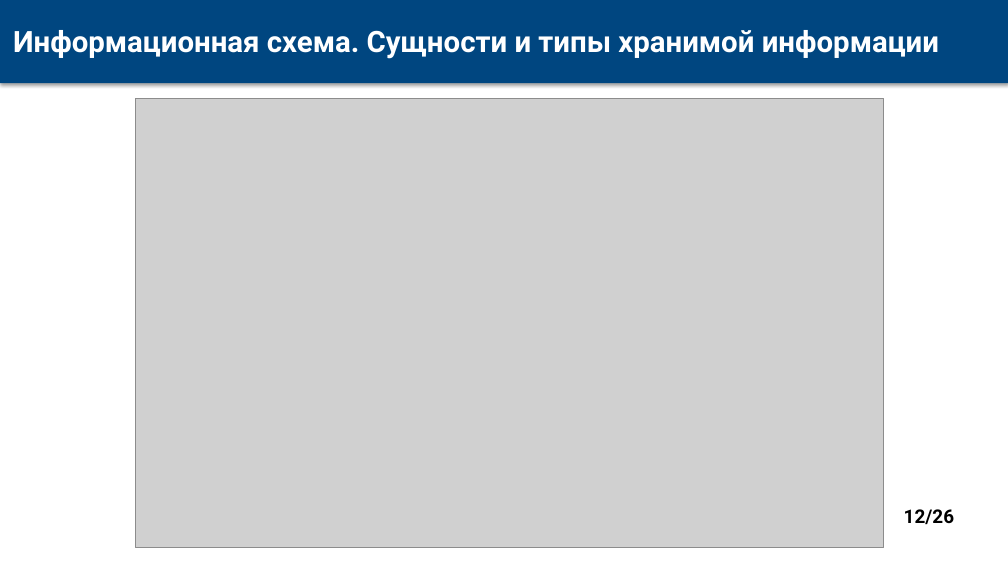
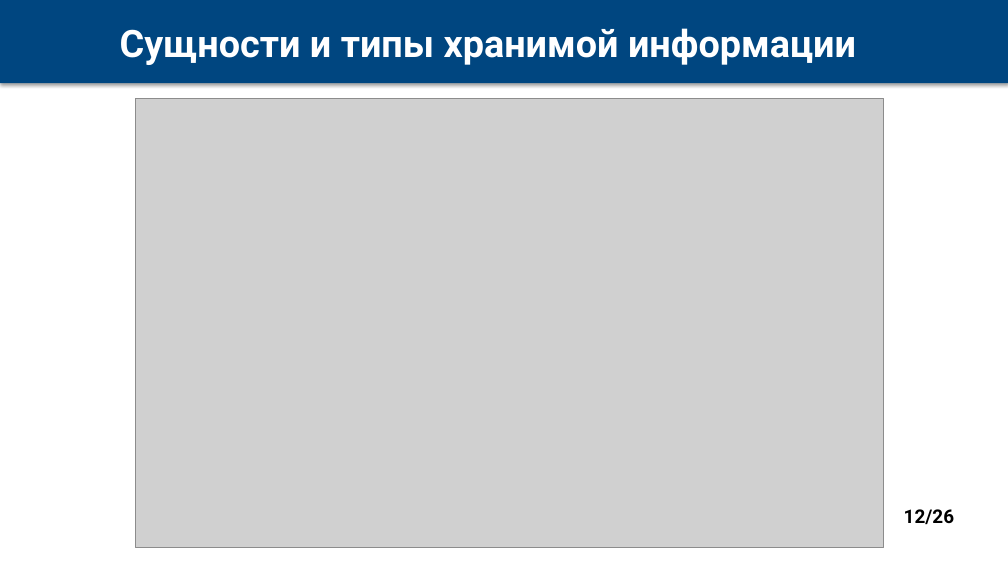
Before and after one commit to dulumdomdom/Nothing, a slide deck: slide 12 of MDM_Presentation.pptx. Drawn at 1008x567 pixels with LibreOffice and Linux fonts; fonts in the diff are those of the drawing; grey boxes stand for pictures. Boxes give left, top, right and bottom in pixels: in the first picture for what was removed or moved away, otherwise in the second. Text is boxed around its words. In the diff, an @@ line names an element or a change of style, - is before the commit and + after.

```diff
--- a/MDM_Presentation.pptx
+++ b/MDM_Presentation.pptx
@@ text at (120, 28, 856, 65): text changed; size 28 to 36 pt @@
-Информационная схема. Сущности и типы хранимой информации
+Сущности и типы хранимой информации
```
Also in this commit, not shown: 19 other slides changed.
